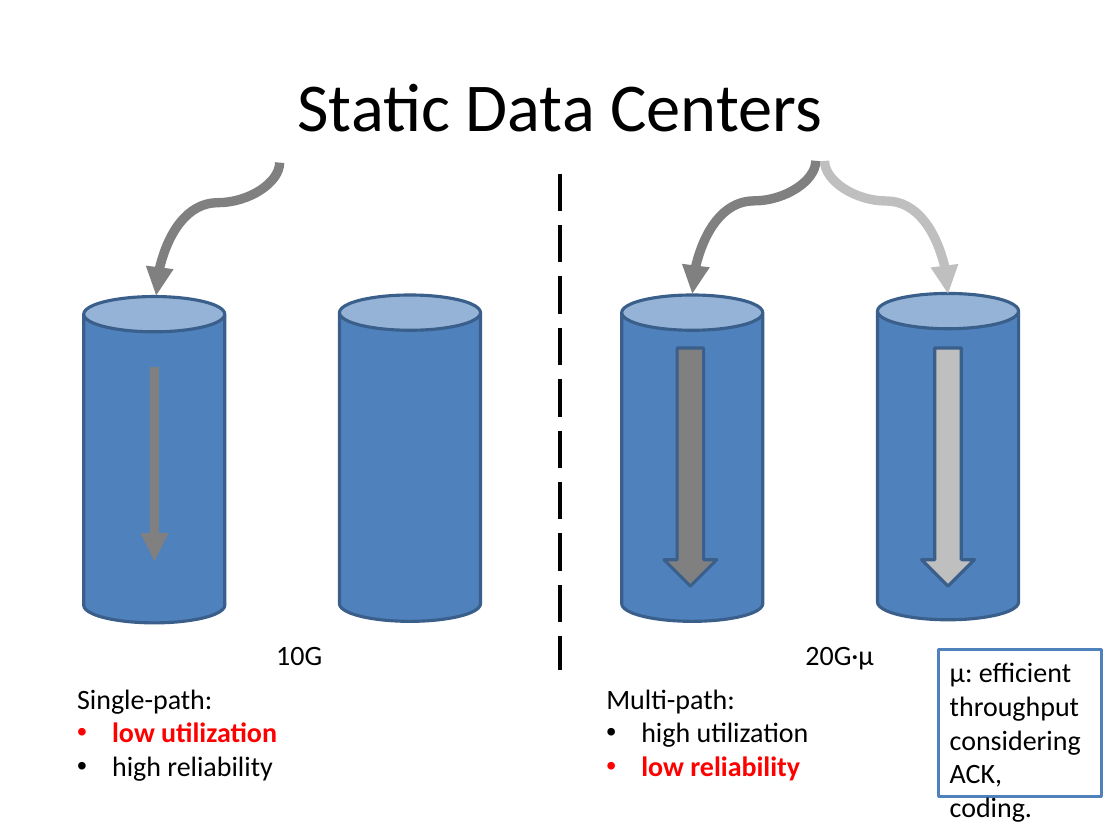
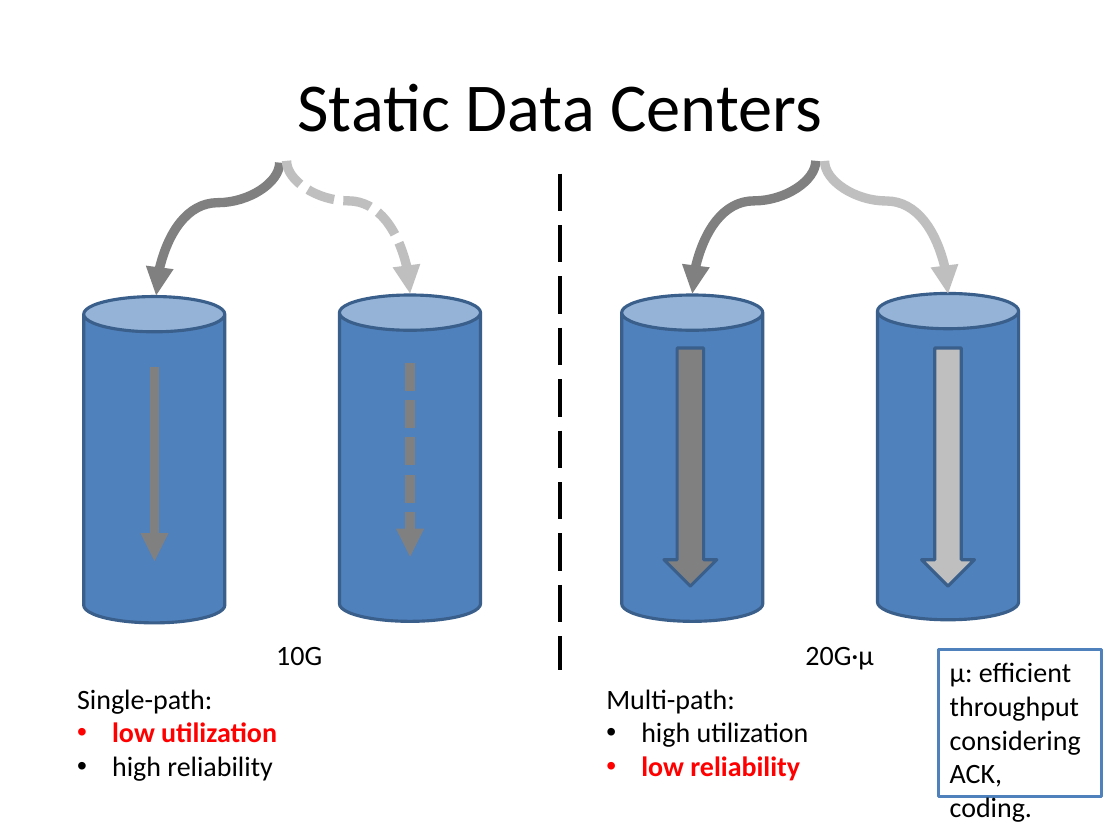
Before and after one commit to yongsen/data_center, a slide deck: slide 2 of Failures Handling for Multi-path TCP in Data Centers.pptx. Drawn at 1120x840 pixels with LibreOffice and Linux fonts; fonts in the diff are those of the drawing. Boxes give left, top, right and bottom in pixels: in the first picture for what was removed or moved away, otherwise in the second. Text is boxed around its words. In the diff, an @@ line names an element or a change of style, - is before the commit and + after.

```diff
--- a/Failures Handling for Multi-path TCP in Data Centers.pptx
+++ b/Failures Handling for Multi-path TCP in Data Centers.pptx
@@ curved arrow added from (287, 161) to (410, 293), #BFBFBF 6 pt dashed @@
@@ arrow added from (410, 363) to (410, 557), #808080 6 pt dashed @@
```
Also in this commit, not shown: 2 other slides changed, 23 other files.
